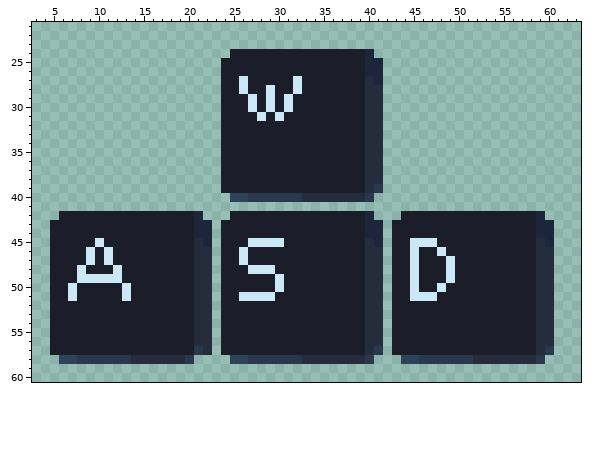
Two versions of one pixel-art file, Art/UI/WASD Button.ase. The first picture shows the starting point.
64x64 pixels, 1 frame. Shown: x 3..63, y 21..60.
The result:
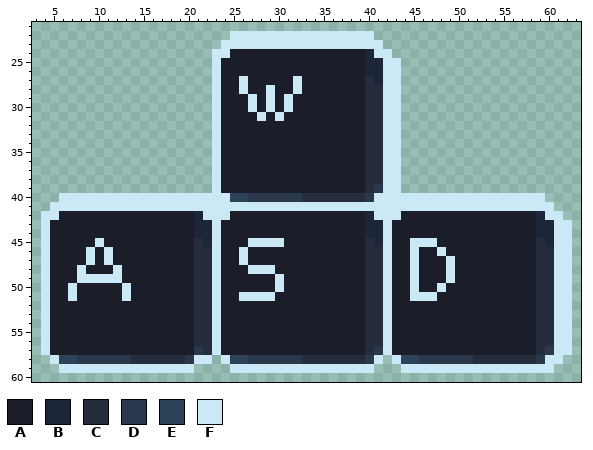
Palette (. is transparent): A #1b1e29  B #1d253b  C #252d3d  D #2a384d  E #2d4359  F #cbe8f7
Message: Control screen made. Need Enter button implementation
Changes in this commit:
layer "Buttons" added
--- layer "Buttons"
@@ x 3..63 @@
 21 .............................................................
-22 .............................................................
-23 .............................................................
-24 ......................AAAAAAAAAAAAAAAB.......................
-25 .....................AAAAAAAAAAAAAAAABB......................
-26 .....................AAAAAAAAAAAAAAAABB......................
-27 .....................AAFAAAAAFAAAAAAACB......................
-28 .....................AAFAAFAAFAAAAAAACC......................
-29 .....................AAAFAFAFAAAAAAAACC......................
-30 .....................AAAFAFAFAAAAAAAACC......................
-31 .....................AAAAFAFAAAAAAAAACC......................
-32 .....................AAAAAAAAAAAAAAAACC......................
-33 .....................AAAAAAAAAAAAAAAACC......................
-34 .....................AAAAAAAAAAAAAAAACC......................
-35 .....................AAAAAAAAAAAAAAAACC......................
-36 .....................AAAAAAAAAAAAAAAACC......................
-37 .....................AAAAAAAAAAAAAAAACC......................
-38 .....................AAAAAAAAAAAAAAAACC......................
-39 .....................AAAAAAAAAAAAAAAACD......................
-40 ......................EEDDDDDDCCCCCCCD.......................
-41 .............................................................
-42 ...AAAAAAAAAAAAAAAB...AAAAAAAAAAAAAAAB...AAAAAAAAAAAAAAAB....
-43 ..AAAAAAAAAAAAAAAABB.AAAAAAAAAAAAAAAABB.AAAAAAAAAAAAAAAABB...
-44 ..AAAAAAAAAAAAAAAABB.AAAAAAAAAAAAAAAABB.AAAAAAAAAAAAAAAABB...
-45 ..AAAAAFAAAAAAAAAACB.AAAFFFFAAAAAAAAACB.AAFFFAAAAAAAAAAACB...
-46 ..AAAAFAFAAAAAAAAACC.AAFAAAAAAAAAAAAACC.AAFAAFAAAAAAAAAACC...
-47 ..AAAAFAFAAAAAAAAACC.AAFAAAAAAAAAAAAACC.AAFAAAFAAAAAAAAACC...
-48 ..AAAFAAAFAAAAAAAACC.AAAFFFAAAAAAAAAACC.AAFAAAFAAAAAAAAACC...
-49 ..AAAFFFFFAAAAAAAACC.AAAAAAFAAAAAAAAACC.AAFAAAFAAAAAAAAACC...
-50 ..AAFAAAAAFAAAAAAACC.AAAAAAFAAAAAAAAACC.AAFAAFAAAAAAAAAACC...
-51 ..AAFAAAAAFAAAAAAACC.AAFFFFAAAAAAAAAACC.AAFFFAAAAAAAAAAACC...
-52 ..AAAAAAAAAAAAAAAACC.AAAAAAAAAAAAAAAACC.AAAAAAAAAAAAAAAACC...
-53 ..AAAAAAAAAAAAAAAACC.AAAAAAAAAAAAAAAACC.AAAAAAAAAAAAAAAACC...
-54 ..AAAAAAAAAAAAAAAACC.AAAAAAAAAAAAAAAACC.AAAAAAAAAAAAAAAACC...
-55 ..AAAAAAAAAAAAAAAACC.AAAAAAAAAAAAAAAACC.AAAAAAAAAAAAAAAACC...
-56 ..AAAAAAAAAAAAAAAACC.AAAAAAAAAAAAAAAACC.AAAAAAAAAAAAAAAACC...
-57 ..AAAAAAAAAAAAAAAADC.AAAAAAAAAAAAAAAACD.AAAAAAAAAAAAAAAACD...
-58 ...EEDDDDDDCCCCCCD....EEDDDDDDCCCCCCCD...EEDDDDDDCCCCCCCD....
-59 .............................................................
+22 ......................FFFFFFFFFFFFFFFF.......................
+23 .....................FFFFFFFFFFFFFFFFFF......................
+24 ....................FFAAAAAAAAAAAAAAABFF.....................
+25 ....................FAAAAAAAAAAAAAAAABBFF....................
+26 ....................FAAAAAAAAAAAAAAAABBFF....................
+27 ....................FAAFAAAAAFAAAAAAACBFF....................
+28 ....................FAAFAAFAAFAAAAAAACCFF....................
+29 ....................FAAAFAFAFAAAAAAAACCFF....................
+30 ....................FAAAFAFAFAAAAAAAACCFF....................
+31 ....................FAAAAFAFAAAAAAAAACCFF....................
+32 ....................FAAAAAAAAAAAAAAAACCFF....................
+33 ....................FAAAAAAAAAAAAAAAACCFF....................
+34 ....................FAAAAAAAAAAAAAAAACCFF....................
+35 ....................FAAAAAAAAAAAAAAAACCFF....................
+36 ....................FAAAAAAAAAAAAAAAACCFF....................
+37 ....................FAAAAAAAAAAAAAAAACCFF....................
+38 ....................FAAAAAAAAAAAAAAAACCFF....................
+39 ....................FAAAAAAAAAAAAAAAACDFF....................
+40 ...FFFFFFFFFFFFFFFFFFFEEDDDDDDCCCCCCCDFFFFFFFFFFFFFFFFFFF....
+41 ..FFFFFFFFFFFFFFFFFFFFFFFFFFFFFFFFFFFFFFFFFFFFFFFFFFFFFFFF...
+42 .FFAAAAAAAAAAAAAAABFFFAAAAAAAAAAAAAAABFFFAAAAAAAAAAAAAAABFF..
+43 .FAAAAAAAAAAAAAAAABBFAAAAAAAAAAAAAAAABBFAAAAAAAAAAAAAAAABBFF.
+44 .FAAAAAAAAAAAAAAAABBFAAAAAAAAAAAAAAAABBFAAAAAAAAAAAAAAAABBFF.
+45 .FAAAAAFAAAAAAAAAACBFAAAFFFFAAAAAAAAACBFAAFFFAAAAAAAAAAACBFF.
+46 .FAAAAFAFAAAAAAAAACCFAAFAAAAAAAAAAAAACCFAAFAAFAAAAAAAAAACCFF.
+47 .FAAAAFAFAAAAAAAAACCFAAFAAAAAAAAAAAAACCFAAFAAAFAAAAAAAAACCFF.
+48 .FAAAFAAAFAAAAAAAACCFAAAFFFAAAAAAAAAACCFAAFAAAFAAAAAAAAACCFF.
+49 .FAAAFFFFFAAAAAAAACCFAAAAAAFAAAAAAAAACCFAAFAAAFAAAAAAAAACCFF.
+50 .FAAFAAAAAFAAAAAAACCFAAAAAAFAAAAAAAAACCFAAFAAFAAAAAAAAAACCFF.
+51 .FAAFAAAAAFAAAAAAACCFAAFFFFAAAAAAAAAACCFAAFFFAAAAAAAAAAACCFF.
+52 .FAAAAAAAAAAAAAAAACCFAAAAAAAAAAAAAAAACCFAAAAAAAAAAAAAAAACCFF.
+53 .FAAAAAAAAAAAAAAAACCFAAAAAAAAAAAAAAAACCFAAAAAAAAAAAAAAAACCFF.
+54 .FAAAAAAAAAAAAAAAACCFAAAAAAAAAAAAAAAACCFAAAAAAAAAAAAAAAACCFF.
+55 .FAAAAAAAAAAAAAAAACCFAAAAAAAAAAAAAAAACCFAAAAAAAAAAAAAAAACCFF.
+56 .FAAAAAAAAAAAAAAAACCFAAAAAAAAAAAAAAAACCFAAAAAAAAAAAAAAAACCFF.
+57 .FAAAAAAAAAAAAAAAADCFAAAAAAAAAAAAAAAACDFAAAAAAAAAAAAAAAACDFF.
+58 ..FEEDDDDDDCCCCCCDFF.FEEDDDDDDCCCCCCCDF.FEEDDDDDDCCCCCCCDFF..
+59 ...FFFFFFFFFFFFFFF....FFFFFFFFFFFFFFFF...FFFFFFFFFFFFFFFFF...
 60 .............................................................
Boxes around the changes in both pictures, in picture pixels (x1, y1, x2, y2):
added: (41, 31, 572, 373)
